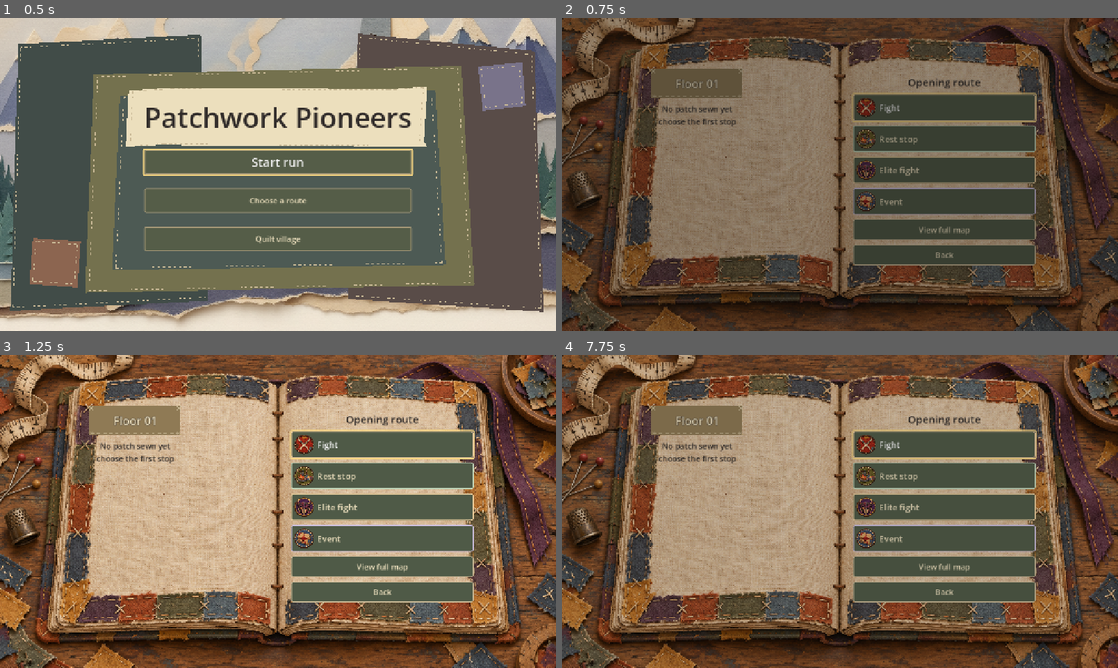
Above: before the commit, frames 1-4 (two rows, left to right).
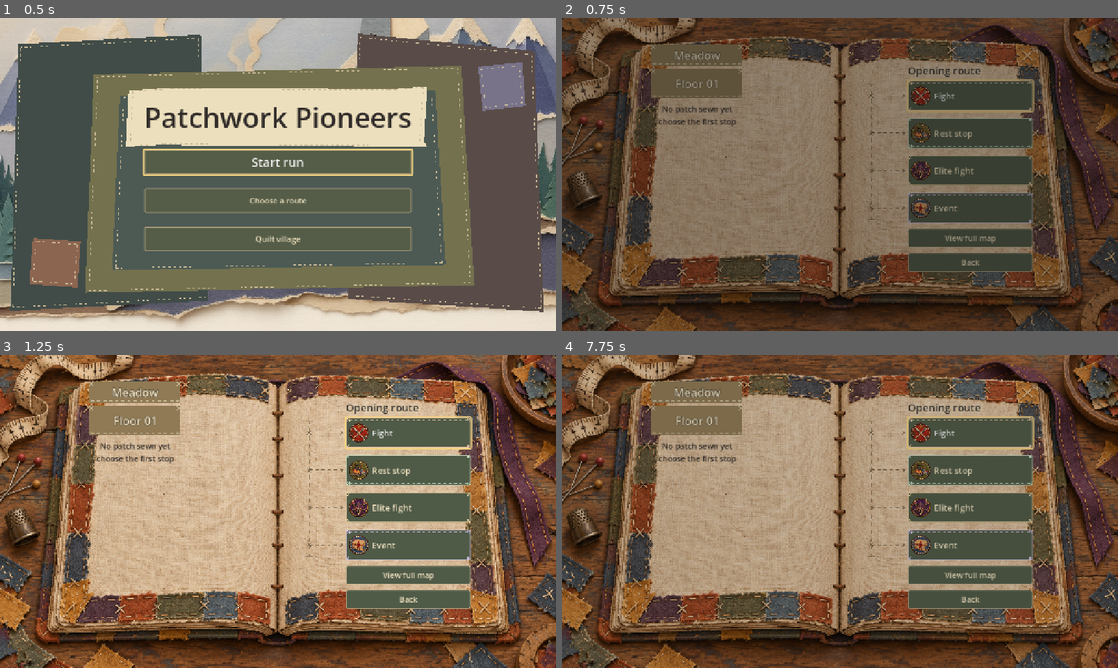
Above: after the commit, the same moments.

Repository: jcoev123-jpg/PatchworkPioneers
Game: Godot game, scene res://scenes/app.tscn
Two runs of this game, one before a commit and one after it. Both use one fixed random seed, a clock stepped at 60 frames per second and the inputs below.
Inputs (mouse positions are in pixels of both pictures, inside the frame that each line leads up to):
- Up to frame 1 (0.5 s): no input
- Up to frame 2 (0.75 s): click "Choose a route" at 0.5 s
- Up to frame 3 (1.25 s): no input
- Up to frame 4 (7.75 s): click "View full map" at 1.25 s; move the mouse to (962, 495) at 2.02 s; hold Right 2.03-2.75 s; tap Tab at 2.1, 5.3, 6.8 s; click (962, 495) at 2.17 s; click (600, 433) at 2.77 s; drag from (728, 527) to (812, 574) at 3.52 s; click (945, 524) at 4.27 s; move the mouse to (895, 442) at 5.02 s; hold Right 5.03-5.75 s; tap P at 5.1 s; click (895, 442) at 5.17 s; drag from (812, 574) to (673, 464) at 5.77 s; move the mouse to (1006, 558) at 6.52 s; hold Down 6.53-7.25 s; tap 1 at 6.6 s; click (1006, 558) at 6.67 s; tap Enter (ui_accept) at 6.77, 7.07 s; click "Start run" at 7.25 s

Frame 1 is identical in both runs. In frame 2, 12% of the frame differs, in the area x 16-86%, y 8-82%; in frame 3, 13%; in frame 4, 13%.

Commit message:
Patchwork Pioneers cycle 172: Sew opening choices into the route book
Accepted by relay v2 (Claude final review, tests green).

Diff:
--- a/scripts/app.gd
+++ b/scripts/app.gd
@@ -78,11 +78,35 @@
 const ROUTE_BOOK_INK := Color("#302b29")
 const ROUTE_BOOK_THREAD := Color("#c9b996")
 const ROUTE_BOOK_FELT := Color("#4f5a47")
+## The authored first area of a run, named on the opening book's left page beside its
+## sewn Floor 01 tab. Presentation only: the authored table stays in RunRouteAtlas.
+const ROUTE_BOOK_AREA := "Meadow"
+## First-floor patch column of the opening book, in coordinates local to the right
+## page's RouteBook.choices_rect(): one sewn patch Button per authored node slot, with
+## an inert stitched start seam in the free lane on their left.
+const ROUTE_PATCH_SIZE := Vector2(288.0, 70.0)
+const ROUTE_PATCH_LEFT := 132.0
+const ROUTE_PATCH_TOP := 74.0
+const ROUTE_PATCH_STEP := 86.0
+## Full map and Back sit at the foot of the right page, under every patch row.
+const ROUTE_ACTION_HEIGHT := 44.0
+const ROUTE_ACTION_TOP := 414.0
+const ROUTE_ACTION_GAP := 12.0
+## The start seam's x inside the patch column's free lane, and its darker thread, so
+## uncommitted branches read on the cream page like the book's own spine stitching.
+const ROUTE_SEAM_X := 48.0
+const ROUTE_SEAM_THREAD := Color("#7d6a4d")
 
 
 ## The readable stop label for an authored node kind; the only name the player sees.
 static func route_kind_label(kind: String) -> String:
 	return str(ROUTE_KIND_LABELS.get(kind, kind))
+
+
+## The page-local top of the patch sewn for one authored node position. Deterministic
+## layout only: it reads no map, RNG or combat state.
+static func route_patch_top(position: int) -> float:
+	return ROUTE_PATCH_TOP + float(maxi(position, 0)) * ROUTE_PATCH_STEP
 
 
 ## Inert sewn route token for one opening choice. The authored kind art is drawn when it
@@ -136,6 +160,74 @@
 			Vector2(rect.end.x - 10.0, rect.position.y + 10.0), thread_colour, 2.0, true)
 
 
+## Dashed running stitch sewn inside one opening patch Button. It draws thread lines
+## near the felt's edge only: the opaque felt and every hover/pressed/disabled surface
+## stay the Button's own styleboxes, so no child paints over the state or its caption.
+class RoutePatchStitch extends Control:
+	var thread_colour := ROUTE_BOOK_THREAD
+
+	func _init() -> void:
+		name = "Stitch"
+		mouse_filter = Control.MOUSE_FILTER_IGNORE
+		focus_mode = Control.FOCUS_NONE
+		set_anchors_and_offsets_preset(Control.PRESET_FULL_RECT)
+		resized.connect(queue_redraw)
+
+	func _draw() -> void:
+		if size.x <= 28.0 or size.y <= 20.0:
+			return
+		var frame := Rect2(Vector2(6.0, 5.0), size - Vector2(12.0, 10.0))
+		var corners := [frame.position, Vector2(frame.end.x, frame.position.y), frame.end,
+			Vector2(frame.position.x, frame.end.y)]
+		for index in range(corners.size()):
+			draw_dashed_line(corners[index], corners[(index + 1) % corners.size()],
+				thread_colour, 1.0, 6.0)
+		for corner: Vector2 in corners:
+			draw_line(corner + Vector2(-3, -3), corner + Vector2(3, 3), thread_colour, 1.0, true)
+			draw_line(corner + Vector2(3, -3), corner + Vector2(-3, 3), thread_colour, 1.0, true)
+
+
+## Pointer-inert stitched start seam behind the opening patches: one running stitch down
+## the page's free left lane and one dashed branch to each mounted patch's left edge. It
+## never invents a map node or a pin, so an uncommitted opening shows no committed stop.
+## It only reads the target rects it was handed; drawing never touches RunMap or the RNG.
+class RouteBranches extends Control:
+	var branch_targets: Array[Rect2] = []
+	var seam_x := ROUTE_SEAM_X
+	var thread_colour := ROUTE_SEAM_THREAD
+
+	func _init() -> void:
+		name = "Branches"
+		mouse_filter = Control.MOUSE_FILTER_IGNORE
+		focus_mode = Control.FOCUS_NONE
+		set_anchors_and_offsets_preset(Control.PRESET_FULL_RECT)
+		resized.connect(queue_redraw)
+
+	func _draw() -> void:
+		if branch_targets.is_empty() or size.x <= seam_x:
+			return
+		var top := branch_targets[0].get_center().y
+		var bottom := top
+		for target in branch_targets:
+			top = minf(top, target.get_center().y)
+			bottom = maxf(bottom, target.get_center().y)
+		# The seam is a folded page edge, not a node: a capped running stitch.
+		draw_dashed_line(Vector2(seam_x, top - 26.0), Vector2(seam_x, bottom + 26.0),
+			thread_colour, 2.0, 9.0)
+		for cap_y in [top - 26.0, bottom + 26.0]:
+			draw_line(Vector2(seam_x - 8.0, cap_y), Vector2(seam_x + 8.0, cap_y),
+				thread_colour, 1.6, true)
+		for target in branch_targets:
+			var from := Vector2(seam_x, target.get_center().y)
+			var to := Vector2(target.position.x - 6.0, from.y)
+			draw_dashed_line(from, to, thread_colour, 1.8, 7.0)
+			# A sewn knot at the seam and a small thread arrow into the patch.
+			draw_line(from + Vector2(-4, -4), from + Vector2(4, 4), thread_colour, 1.4, true)
+			draw_line(from + Vector2(4, -4), from + Vector2(-4, 4), thread_colour, 1.4, true)
+			draw_line(to + Vector2(-7, -4), to, thread_colour, 1.4, true)
+			draw_line(to + Vector2(-7, 4), to, thread_colour, 1.4, true)
+
+
 ## Pointer-inert open book mounted behind the opening chooser: two cream pages, a stitched
 ## spine, a ribbon bookmark, a page curl and a first-floor tab that names the current floor
 ## without inventing a committed node. The owner board image (RunRouteAtlas.MAP_BOARD_PATH)
@@ -150,6 +242,7 @@
 	const STITCH_INSET := 12.0
 	const BOOKMARK := Rect2(618, 22, 34, 122)
 	const BOOKMARK_FILL := Color("#a2544a")
+	const AREA_TAB := Rect2(206, 62, 210, 48)
 	const FLOOR_TAB := Rect2(206, 118, 210, 66)
 	const FLOOR_HINT := Rect2(206, 196, 210, 64)
 	const FELT_TAB := Color("#8f7a55")
@@ -162,6 +255,16 @@
 		focus_mode = Control.FOCUS_NONE
 		set_anchors_and_offsets_preset(Control.PRESET_FULL_RECT)
 		resized.connect(queue_redraw)
+		var area := _inert_label("AreaCue", ROUTE_BOOK_AREA, 26)
+		area.position = AREA_TAB.position
+		area.size = AREA_TAB.size
+		area.horizontal_alignment = HORIZONTAL_ALIGNMENT_CENTER
+		area.vertical_alignment = VERTICAL_ALIGNMENT_CENTER
+		area.add_theme_color_override("font_color", ROUTE_BOOK_PAPER)
+		area.add_theme_constant_override("outline_size", 4)
+		area.add_theme_color_override("font_outline_color", ROUTE_BOOK_INK)
+		area.set_meta("area_name", ROUTE_BOOK_AREA)
+		add_child(area)
 		var cue := _inert_label("FloorCue", "Floor 01", 26)
 		cue.position = FLOOR_TAB.position
 		cue.size = FLOOR_TAB.size
@@ -199,8 +302,8 @@
 	## Deterministic page geometry, for mounted layout assertions.
 	func page_geometry() -> Dictionary:
 		return {"book": BOOK, "left_page": LEFT_PAGE, "right_page": RIGHT_PAGE,
-			"spine": SPINE, "bookmark": BOOKMARK, "floor_tab": FLOOR_TAB,
-			"choices": choices_rect()}
+			"spine": SPINE, "bookmark": BOOKMARK, "area_tab": AREA_TAB,
+			"floor_tab": FLOOR_TAB, "choices": choices_rect()}
 
 	func _draw() -> void:
 		if board_texture != null:
@@ -208,7 +311,10 @@
 			draw_texture_rect(board_texture, Rect2(Vector2.ZERO, size), false)
 		else:
 			_draw_drawn_book()
-		# The first-floor tab sits on either page pair, so the cue always reads as a sewn tab.
+		# The area and first-floor tabs sit on either page pair, so they always read as
+		# sewn patches naming where the uncommitted opening begins.
+		draw_rect(AREA_TAB, FELT_TAB)
+		_stitch_frame(AREA_TAB.grow(-4.0))
 		draw_rect(FLOOR_TAB, FELT_TAB)
 		_stitch_frame(FLOOR_TAB.grow(-4.0))
 
@@ -320,7 +426,9 @@
 ## The one validated Tinker setup receipt this village visit produced, detached
 ## from the setup. Empty until a Tinker option is confirmed.
 var _tinker_setup_receipt: Dictionary = {}
-var route_view: VBoxContainer
+## Opening chooser: a plain Control so each first-floor patch Button keeps its own
+## authored page slot; a connected route still fills it with a VBoxContainer.
+var route_view: Control
 var route_back_button: Button
 var route_map_button: Button
 var route_atlas_overlay: Control
@@ -980,44 +1088,61 @@
 	title_view.hide()
 	# A pointer-inert page backdrop is mounted first so the chooser draws over its pages.
 	_mount_route_book()
-	route_view = VBoxContainer.new()
+	# The chooser owns the right page's choice rect; every patch is placed on its own
+	# authored node slot instead of a stacked list, and stays a direct child because
+	# the atlas admission re-checks button.get_parent() == route_view.
+	var page := RouteBook.choices_rect()
+	route_view = Control.new()
 	route_view.name = "OpeningBookChoices"
 	route_view.set_anchors_preset(Control.PRESET_TOP_LEFT)
-	route_view.add_theme_constant_override("separation", 10)
+	route_view.position = page.position
+	route_view.size = page.size
 	add_child(route_view)
+	# Branches are mounted before the patches, so stitched thread always sews behind them.
+	var branches := RouteBranches.new()
+	route_view.add_child(branches)
 	var heading := Label.new()
 	heading.name = "Heading"
 	heading.text = "Opening route"
+	heading.position = Vector2(0.0, 34.0)
+	heading.size = Vector2(page.size.x, 30.0)
 	heading.horizontal_alignment = HORIZONTAL_ALIGNMENT_CENTER
+	heading.mouse_filter = Control.MOUSE_FILTER_IGNORE
+	heading.focus_mode = Control.FOCUS_NONE
 	heading.add_theme_font_size_override("font_size", 24)
 	heading.add_theme_color_override("font_color", ROUTE_BOOK_INK)
+	heading.add_theme_constant_override("outline_size", 4)
+	heading.add_theme_color_override("font_outline_color", ROUTE_BOOK_PAPER)
 	route_view.add_child(heading)
 	var actions: Array[Button] = []
+	var branch_targets: Array[Rect2] = []
 	for id in run_map.get_legal_choices():
 		var node := run_map.get_node(id)
 		var button := _route_choice_button(id, String(node.type))
+		button.position = Vector2(ROUTE_PATCH_LEFT, route_patch_top(int(node.get("position", 0))))
 		route_view.add_child(button)
+		branch_targets.append(Rect2(button.position, button.size))
 		route_buttons.append(button)
 		if not button.disabled:
 			actions.append(button)
-	route_map_button = _route_book_action("View full map", 48, "Open the optional full map")
+	branches.branch_targets = branch_targets
+	route_map_button = _route_book_action("View full map",
+		Vector2(ROUTE_PATCH_SIZE.x, ROUTE_ACTION_HEIGHT), "Open the optional full map")
+	route_map_button.position = Vector2(ROUTE_PATCH_LEFT, ROUTE_ACTION_TOP)
 	route_view.add_child(route_map_button)
 	route_map_button.pressed.connect(_open_route_atlas.bind(
 		weakref(run_map), weakref(route_view), weakref(route_map_button)))
 	actions.append(route_map_button)
-	route_back_button = _route_book_action("Back", 48, "Cancel this opening")
+	route_back_button = _route_book_action("Back",
+		Vector2(ROUTE_PATCH_SIZE.x, ROUTE_ACTION_HEIGHT), "Cancel this opening")
+	route_back_button.position = Vector2(ROUTE_PATCH_LEFT,
+		ROUTE_ACTION_TOP + ROUTE_ACTION_HEIGHT + ROUTE_ACTION_GAP)
 	route_back_button.pressed.connect(_cancel_opening.bind(weakref(run_map), weakref(route_view)))
 	route_view.add_child(route_back_button)
 	actions.append(route_back_button)
 	for index in range(actions.size()):
 		actions[index].focus_next = actions[index].get_path_to(actions[(index + 1) % actions.size()])
 		actions[index].focus_previous = actions[index].get_path_to(actions[(index - 1 + actions.size()) % actions.size()])
-	# Fit the choice column inside the right page, never over the spine or past the page.
-	var page := RouteBook.choices_rect()
-	var content := route_view.get_combined_minimum_size()
-	route_view.position = Vector2(
-		page.position.x + maxf(0.0, (page.size.x - content.x) * 0.5),
-		page.position.y + maxf(0.0, (page.size.y - content.y) * 0.5))
 	actions[0].grab_focus()
 
 
@@ -1053,14 +1178,17 @@
 	return _route_tokens.get(path)
 
 
-## One art-backed opening choice: exact ID in metadata, readable kind label, sewn token.
+## One art-backed opening patch: exact ID in metadata, readable kind label, sewn token,
+## a stitched felt face and a readable kind accent. Its page slot is set by the caller
+## from the authored node position, so the patch is never a list row.
 func _route_choice_button(id: String, kind: String) -> Button:
 	var label := route_kind_label(kind)
 	var button := Button.new()
 	button.name = "Opening_" + id
 	button.text = label
 	button.alignment = HORIZONTAL_ALIGNMENT_LEFT
-	button.custom_minimum_size = Vector2(420, 62)
+	button.custom_minimum_size = ROUTE_PATCH_SIZE
+	button.size = ROUTE_PATCH_SIZE
 	button.add_theme_font_size_override("font_size", 20)
 	button.set_meta("route_id", id)
 	button.set_meta("route_kind", kind)
@@ -1072,15 +1200,17 @@
 		button.tooltip_text = "Choose this %s" % label.to_lower()
 	_style_route_button(button, ROUTE_KIND_THREAD.get(kind, ROUTE_BOOK_THREAD), true)
 	button.add_child(_route_token(kind))
+	button.add_child(_route_patch_stitch(kind))
 	button.pressed.connect(_choose_route.bind(id, weakref(run_map)))
 	return button
 
 
-## Full map and Back are themed like the choices but keep the page's centre alignment.
-func _route_book_action(title: String, height: int, tooltip: String) -> Button:
+## Full map and Back are themed like the patches and sit at the foot of the right page.
+func _route_book_action(title: String, action_size: Vector2, tooltip: String) -> Button:
 	var button := Button.new()
 	button.text = title
-	button.custom_minimum_size = Vector2(420, height)
+	button.custom_minimum_size = action_size
+	button.size = action_size
 	button.add_theme_font_size_override("font_size", 18)
 	button.tooltip_text = tooltip
 	_style_route_button(button, ROUTE_BOOK_THREAD, false)
@@ -1141,6 +1271,14 @@
 	art.set_meta("art_path", art.art_path)
 	art.set_meta("art_backed", art.token_texture != null)
 	return art
+
+
+## The patch's stitched edge in its own kind thread, mounted behind the caption.
+func _route_patch_stitch(kind: String) -> RoutePatchStitch:
+	var stitch := RoutePatchStitch.new()
+	stitch.thread_colour = ROUTE_KIND_THREAD.get(kind, ROUTE_BOOK_THREAD)
+	stitch.set_meta("route_kind", kind)
+	return stitch
 
 
 func _choose_route(id: String, source_map: WeakRef = null) -> bool:
--- a/tests/live_run_map_entry_test.gd
+++ b/tests/live_run_map_entry_test.gd
@@ -301,6 +301,9 @@
 	if "--inject-wrong-type" in OS.get_cmdline_user_args():
 		app.route_buttons[0].text = "incorrect"
 	var seen: Array = []
+	var page: Dictionary = book.page_geometry()
+	var right_page := Rect2(book.global_position + page.right_page.position, page.right_page.size)
+	var spine := Rect2(book.global_position + page.spine.position, page.spine.size)
 	for button in app.route_buttons:
 		var id: String = button.get_meta("route_id")
 		seen.append(id)
@@ -312,6 +315,14 @@
 		_check(button.get_meta("route_id") == id and button.get_meta("route_kind") == node.type
 			and button.text.begins_with(String(node.type)) and not button.text.contains(id)
 			and button.is_visible_in_tree(), "exact ID metadata and readable type label: " + id)
+		# The patch is sewn onto its authored floor position, never a stacked list row.
+		var slot := int(node.get("position", -1))
+		_check(button.position == Vector2(132.0, 74.0 + float(slot) * 86.0)
+			and button.size == Vector2(288.0, 70.0) and button.get_parent() == app.route_view,
+			"patch sits on its authored page slot: " + id)
+		_check(right_page.encloses(button.get_global_rect())
+			and button.get_global_rect().position.x > spine.end.x,
+			"sewn patch clears the spine on the right page: " + id)
 		_check(not button.disabled, "per-node operability: " + id)
 		if button.disabled:
 			_check(button.text.contains("unavailable"), "unsupported reason visible")
@@ -323,6 +334,11 @@
 			_check(_snapshot(app) == before, "disabled keyboard choice is unspent")
 			_reject(app, id, "unsupported callback")
 	_check(seen == reference.get_legal_choices(), "all and only opening IDs displayed in map order")
+	var seam = app.route_view.get_node_or_null("Branches")
+	_check(seam != null and seam.mouse_filter == Control.MOUSE_FILTER_IGNORE
+		and seam.focus_mode == Control.FOCUS_NONE
+		and seam.branch_targets.size() == app.route_buttons.size(),
+		"drawn start seam joins every patch without taking pointer or keyboard input")
 	_reject(app, "unknown", "unknown choice")
 	_reject(app, reference.get_floors()[1][0].id, "future unavailable node")
 	var before_direct := _snapshot(app)
--- a/tests/live_seeded_opening_route_test.gd
+++ b/tests/live_seeded_opening_route_test.gd
@@ -32,6 +32,17 @@
 		await _key(KEY_SPACE)
 	else:
 		await _click(button)
+
+
+## Reverse Tab must walk the same mounted patch chain back to the start.
+func _shift_tab() -> void:
+	for down in [true, false]:
+		var event := InputEventKey.new()
+		event.keycode = KEY_TAB
+		event.shift_pressed = true
+		event.pressed = down
+		root.push_input(event, true)
+		await process_frame
 
 
 func _button(app, id: String) -> Button:
@@ -154,19 +165,24 @@
 	var state: Array = []
 	var book = app.route_book_backdrop
 	if is_instance_valid(book):
+		var area: Label = book.get_node_or_null("AreaCue")
 		var cue: Label = book.get_node_or_null("FloorCue")
-		state.append([book.uses_board_texture(), cue.text if cue != null else ""])
+		state.append([book.uses_board_texture(),
+			area.text if area != null else "", cue.text if cue != null else ""])
 	else:
 		state.append(null)
 	for button in app.route_buttons:
 		var token = button.get_node_or_null("Token")
+		var stitch = button.get_node_or_null("Stitch")
 		state.append([button.get_meta("route_id"), button.get_meta("route_kind"), button.text,
 			button.disabled, token.art_path if token != null else "",
-			token.uses_drawn_fallback() if token != null else null])
+			token.uses_drawn_fallback() if token != null else null,
+			button.position, button.size, stitch != null])
 	return state
 
 
-## Mounted opening book: page backdrop, first-floor cue and one sewn token per legal choice.
+## Mounted opening book: page backdrop, Meadow/Floor 01 tabs on the left page and one
+## stitched patch per legal first-floor node on that node's authored page slot.
 func _opening_book(app) -> void:
 	var book = app.route_book_backdrop
 	_check(is_instance_valid(book) and book.is_visible_in_tree(), "opening chooser mounts its page backdrop")
@@ -182,31 +198,75 @@
 	var geometry: Dictionary = book.page_geometry()
 	var origin: Vector2 = book.global_position
 	var page := Rect2(origin + geometry.right_page.position, geometry.right_page.size)
+	var left_page := Rect2(origin + geometry.left_page.position, geometry.left_page.size)
+	var spine := Rect2(origin + geometry.spine.position, geometry.spine.size)
 	var viewport := Rect2(Vector2.ZERO, Vector2(1280, 720))
 	_check(viewport.encloses(app.route_view.get_global_rect()) and page.encloses(app.route_view.get_global_rect()),
-		"the choice column fits inside the right page and viewport")
+		"the patch page fits inside the right page and viewport")
+	var area: Label = book.get_node_or_null("AreaCue")
+	var area_rect := Rect2(origin + area.position, area.size) if area != null else Rect2()
+	_check(area != null and area.is_visible_in_tree() and area.text == "Meadow"
+		and area.get_meta("area_name") == "Meadow" and left_page.encloses(area_rect),
+		"visible Meadow area caption sits on the left page")
 	var cue: Label = book.get_node_or_null("FloorCue")
+	var cue_rect := Rect2(origin + cue.position, cue.size) if cue != null else Rect2()
 	_check(cue != null and cue.is_visible_in_tree() and cue.text == "Floor 01"
-		and cue.get_meta("floor_number") == 1
-		and Rect2(origin + geometry.left_page.position, geometry.left_page.size).encloses(
-			Rect2(origin + cue.position, cue.size)),
+		and cue.get_meta("floor_number") == 1 and left_page.encloses(cue_rect),
 		"visible first-floor cue sits on the left page")
-	_check(app.run_map.get_route().is_empty() and app.run_map.get_current_floor() == 0,
-		"the floor cue never invents a committed route")
-	_check(app.route_buttons.size() == app.run_map.get_legal_choices().size(),
-		"exactly one token button per legal opening")
+	_check(not area_rect.intersects(cue_rect), "the area and floor patches stay separate on the left page")
+	_check(app.run_map.get_route().is_empty() and app.run_map.get_current_node_id() == ""
+		and app.run_map.get_current_floor() == 0,
+		"the page tabs never invent a committed route")
+	var legal: Array[String] = app.run_map.get_legal_choices()
+	var future: Array = []
+	for floor_nodes in app.run_map.get_floors().slice(1):
+		for node in floor_nodes:
+			future.append(node.id)
+	var branches = app.route_view.get_node_or_null("Branches")
+	_check(branches != null and branches.mouse_filter == Control.MOUSE_FILTER_IGNORE
+		and branches.focus_mode == Control.FOCUS_NONE,
+		"the drawn start seam is pointer and keyboard inert")
+	_check(app.route_view.get_node_or_null("Pin_current") == null
+		and book.get_node_or_null("Pin_current") == null,
+		"an uncommitted opening draws no committed pin")
+	_check(app.route_buttons.size() == legal.size(),
+		"exactly one stitched patch per legal opening")
+	var seen: Array = []
+	var patch_rects: Array[Rect2] = []
 	for button in app.route_buttons:
 		var kind: String = button.get_meta("route_kind")
 		var id: String = button.get_meta("route_id")
+		var node: Dictionary = app.run_map.get_node(id)
 		var path := RunRouteAtlas.node_token_path(kind)
 		var token = button.get_node_or_null("Token")
-		_check(button.get_meta("route_id") == id and app.run_map.get_legal_choices().has(id)
-			and page.encloses(button.get_global_rect())
-			and button.text == EXPECTED_ROUTE_LABELS.get(kind, kind) and not button.text.contains(id),
-			"readable legal choice inside the page: " + id)
+		var stitch = button.get_node_or_null("Stitch")
+		seen.append(id)
+		_check(legal.has(id) and not future.has(id) and not node.is_empty()
+			and String(node.id) == id and String(node.type) == kind
+			and button.get_meta("pin_node_id", "") == "",
+			"patch is backed by its actual legal first-floor node: " + id)
+		# Pinned here, not read from App: each patch sits on its authored node slot.
+		var expected_top := 74.0 + float(int(node.position)) * 86.0
+		_check(button.get_parent() == app.route_view
+			and button.position == Vector2(132.0, expected_top)
+			and button.size == Vector2(288.0, 70.0),
+			"patch sits on its authored page slot: " + id)
+		_check(page.encloses(button.get_global_rect())
+			and button.get_global_rect().position.x > spine.end.x,
+			"patch clears the spine and stays inside the right page: " + id)
+		for placed in patch_rects:
+			_check(not placed.intersects(button.get_global_rect()),
+				"sewn patches never overlap: " + id)
+		patch_rects.append(button.get_global_rect())
+		_check(button.text == EXPECTED_ROUTE_LABELS.get(kind, kind) and not button.text.contains(id),
+			"readable kind label on the patch: " + id)
 		_check(token != null and token.get_parent() == button
 			and token.mouse_filter == Control.MOUSE_FILTER_IGNORE and token.focus_mode == Control.FOCUS_NONE,
 			"one inert sewn token per legal choice: " + id)
+		_check(stitch != null and stitch.get_parent() == button
+			and stitch.mouse_filter == Control.MOUSE_FILTER_IGNORE
+			and stitch.focus_mode == Control.FOCUS_NONE,
+			"one inert stitched edge per legal patch: " + id)
 		if token == null:
 			continue
 		_check(token.art_path == path and token.get_meta("art_path") == path
@@ -222,6 +282,17 @@
 		else:
 			_check(token.token_texture == null and token.uses_drawn_fallback()
 				and token.get_meta("art_backed") == false, "kind without art keeps its drawn token: " + id)
+	_check(seen == legal, "patches appear in authored position order")
+	var targets: Array = branches.branch_targets if branches != null else []
+	_check(targets.size() == app.route_buttons.size(), "one stitched start branch per legal patch")
+	for index in range(mini(targets.size(), app.route_buttons.size())):
+		var patch: Button = app.route_buttons[index]
+		_check(targets[index] == Rect2(patch.position, patch.size),
+			"stitched branch ends at its own patch: " + String(patch.get_meta("route_id")))
+	_check(app.route_back_button.position.y > app.route_map_button.position.y
+		and page.encloses(app.route_back_button.get_global_rect())
+		and page.encloses(app.route_map_button.get_global_rect()),
+		"the map and Back actions stay reachable at the page foot")
 
 
 func _run() -> void:
@@ -256,6 +327,16 @@
 				and app.run_deck.size() == 12 and app.party_carryover is RunTornCarryover,
 				"Start publishes canonical seeded map, twelve cards and three heroes before combat")
 			_opening_book(app)
+			# Every mounted patch is reachable in authored order by Tab and back by
+			# reverse Tab, without spending any route or RNG state.
+			var first_patch: Button = app.route_buttons[0]
+			first_patch.grab_focus()
+			await _key(KEY_TAB)
+			_check(app.route_buttons.size() > 1 and root.gui_get_focus_owner() == app.route_buttons[1],
+				"Tab walks to the next sewn patch")
+			await _shift_tab()
+			_check(root.gui_get_focus_owner() == first_patch,
+				"reverse Tab returns to the first sewn patch")
 			var book_id := 0
 			if is_instance_valid(app.route_book_backdrop):
 				book_id = app.route_book_backdrop.get_instance_id()
